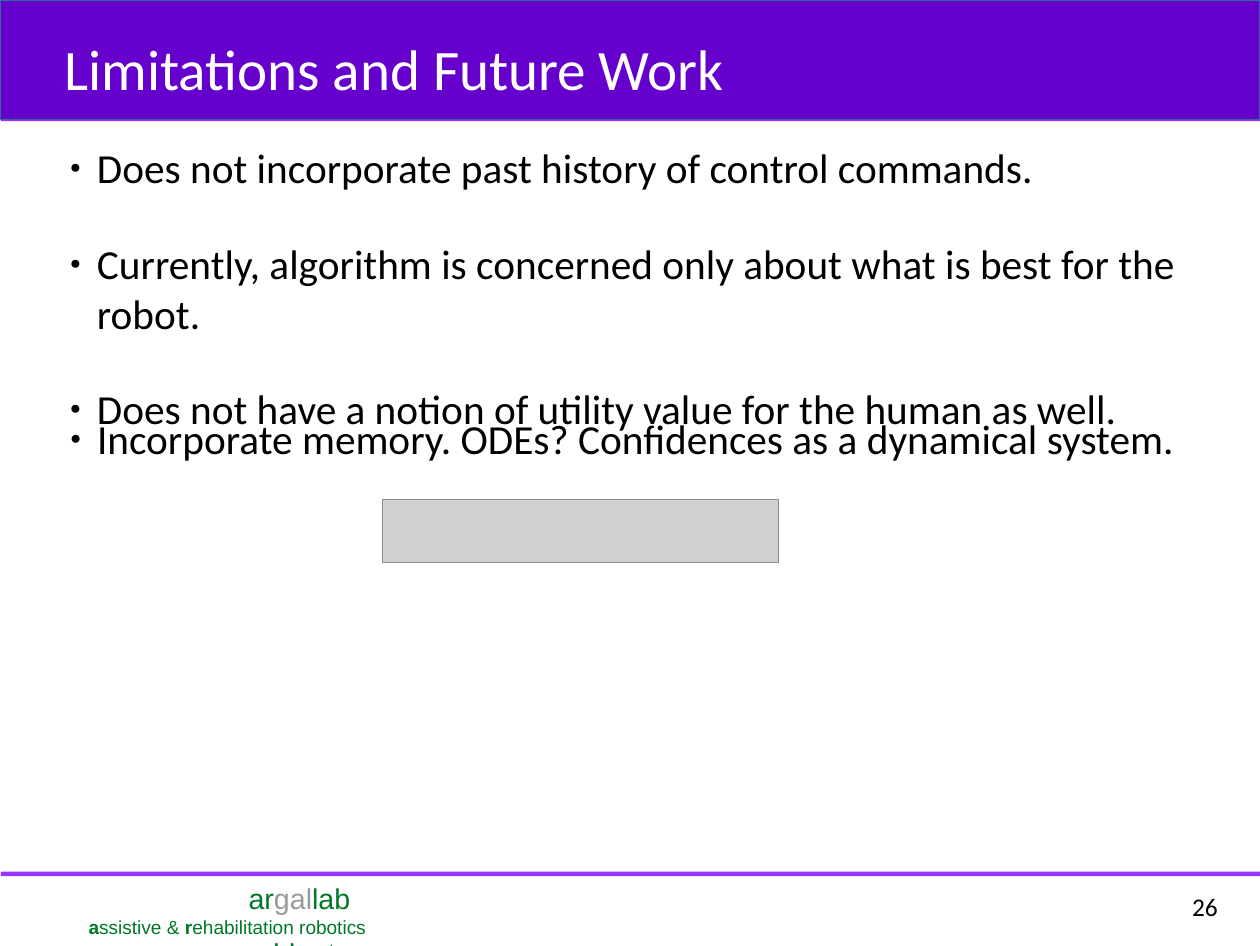
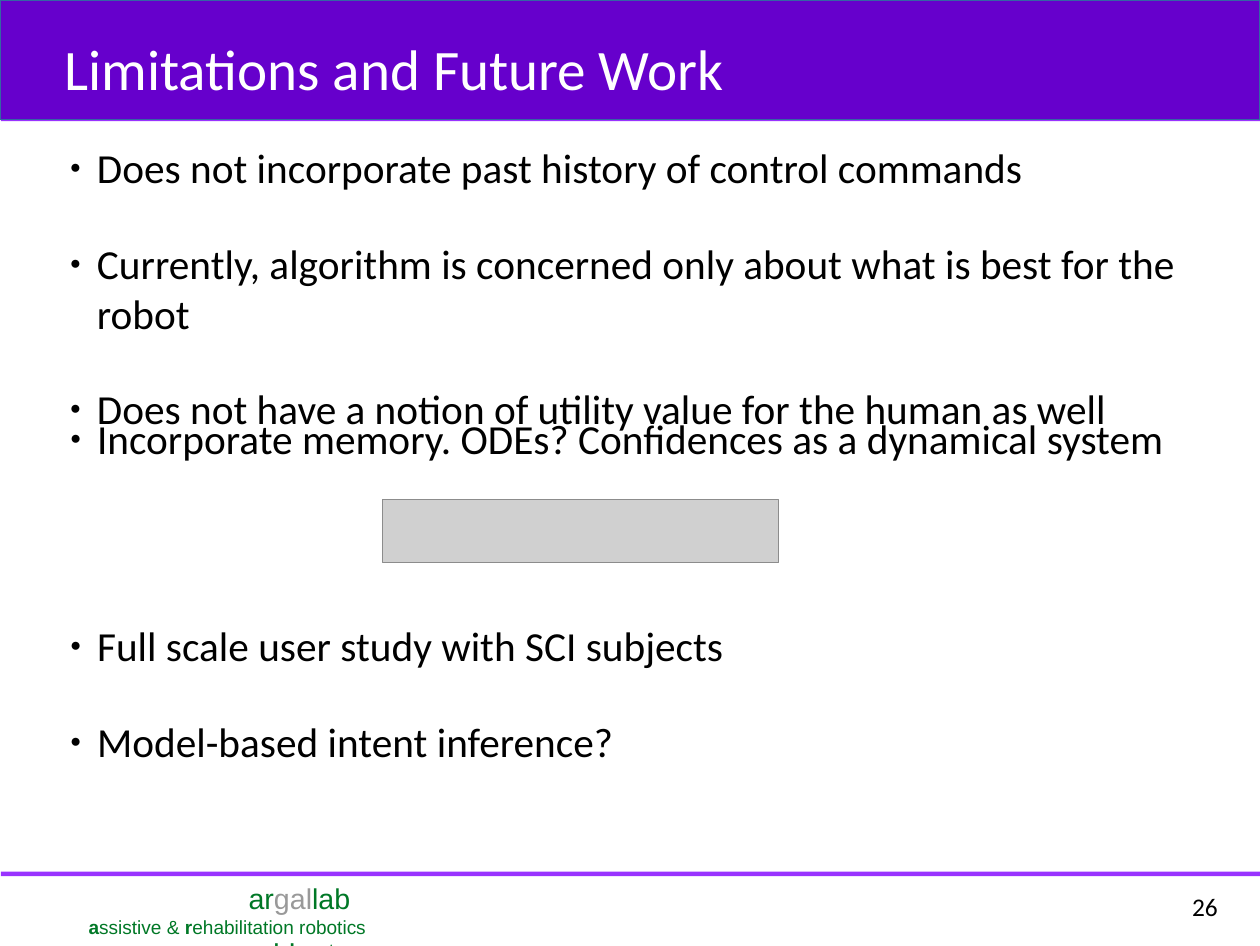
Before and after one commit to deepakgopinath/Quals_Stuff, a slide deck: slide 26 of Presentation/Deepak_ME_Quals.odp. Drawn at 1260x946 pixels with LibreOffice and Linux fonts; fonts in the diff are those of the drawing; grey boxes stand for pictures. Boxes give left, top, right and bottom in pixels: in the first picture for what was removed or moved away, otherwise in the second. Text is boxed around its words. In the diff, an @@ line names an element or a change of style, - is before the commit and + after.

```diff
--- a/Presentation/Deepak_ME_Quals.odp
+++ b/Presentation/Deepak_ME_Quals.odp
@@ text at (97,154,1174,434): text changed @@
-● Does not incorporate past history of control commands.
-● Currently, algorithm is concerned only about what is best for the robot.
-● Does not have a notion of utility value for the human as well.
+● Does not incorporate past history of control commands
+● Currently, algorithm is concerned only about what is best for the robot
+● Does not have a notion of utility value for the human as well
@@ text at (97,420,1163,461): text changed @@
-● Incorporate memory. ODEs? Confidences as a dynamical system.
+● Incorporate memory. ODEs? Confidences as a dynamical system
@@ text added at (97,632,723,758), 26 pt, text #000000 @@
+● Full scale user study with SCI subjects
+● Model-based intent inference?
```
Also in this commit, not shown: 9 other slides changed.
